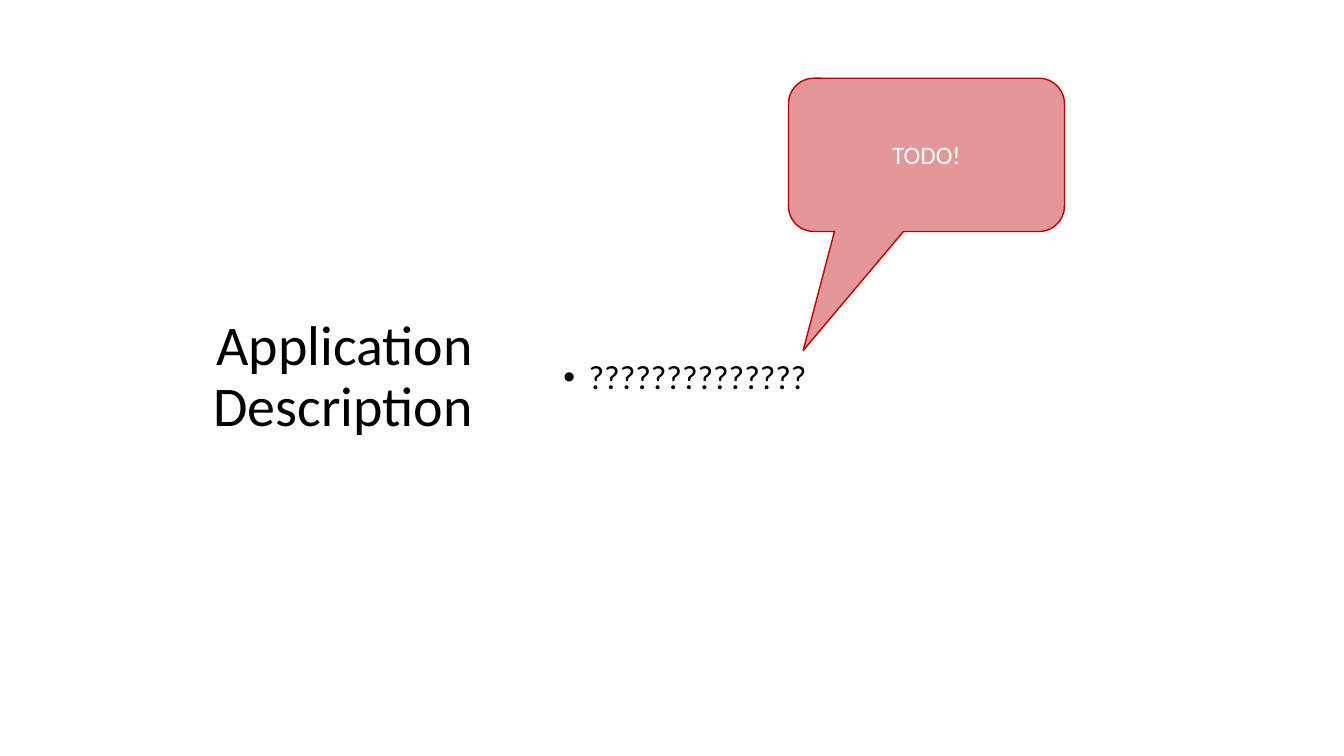
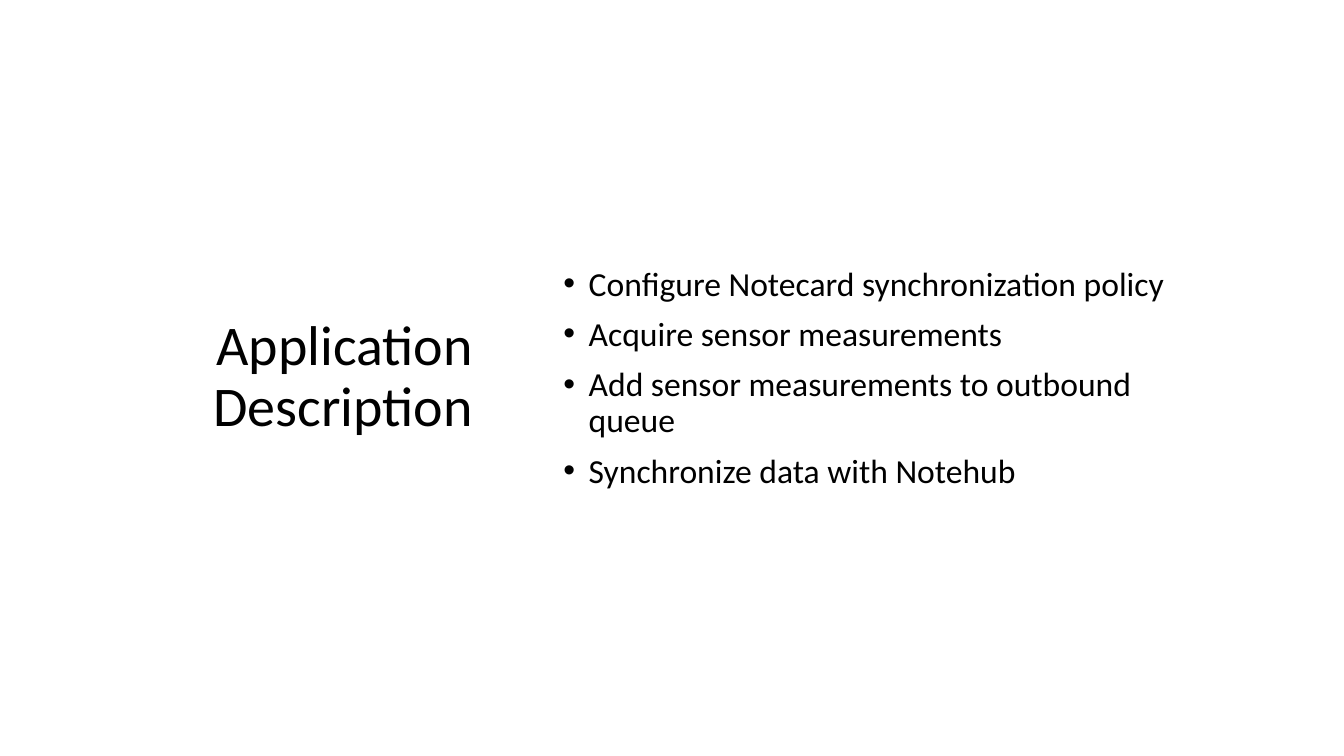
Before and after one commit to blues/note-tutorials, a slide deck: slide 4 of Host Firmware Tutorial.pptx. Drawn at 1344x756 pixels with LibreOffice and Linux fonts; fonts in the diff are those of the drawing. Boxes give left, top, right and bottom in pixels: in the first picture for what was removed or moved away, otherwise in the second. Text is boxed around its words. In the diff, an @@ line names an element or a change of style, - is before the commit and + after.

```diff
--- a/Host Firmware Tutorial.pptx
+++ b/Host Firmware Tutorial.pptx
@@ rounded speech box removed at bbox=[788, 79, 1065, 232] @@
-TODO!
@@ text at bbox=[589, 272, 1164, 489]: text changed @@
-• ??????????????
+• Configure Notecard synchronization policy
+• Acquire sensor measurements
+• Add sensor measurements to outbound queue
+• Synchronize data with Notehub
```
Also in this commit, not shown: 4 other slides changed, 9 slides added, 2 slides removed, 1 other file.
